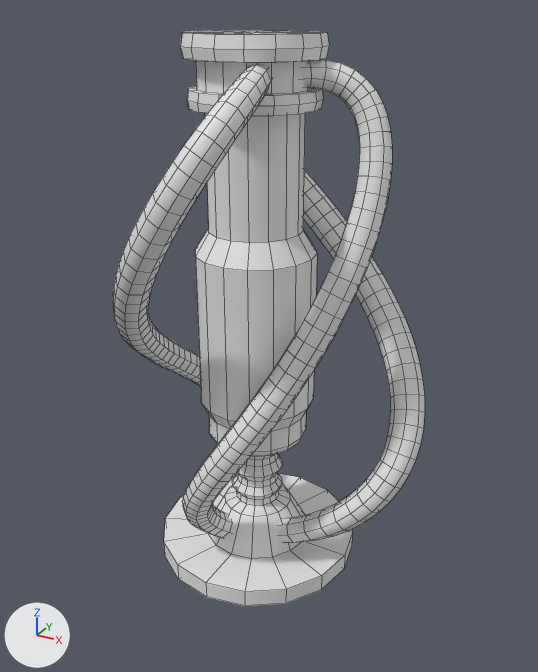
A saved change to the FBX model Assets/Art/Set Dressing/MSH_Pump.fbx.
One viewpoint serves both versions: a 50 mm lens placed at (7.61, -13.25, 9.12), pointed at (0.46, -0.25, 2.62). Every picture has the same lights, and +X, +Y and +Z are marked at lower left. The older version comes first. Mesh edges are drawn as thin lines. Where no turn or scale is listed for an object, it has been applied to the vertices. Vertices at exactly the same position are counted once.

In view in the first picture: 'NurbsPath', 'Pump'.
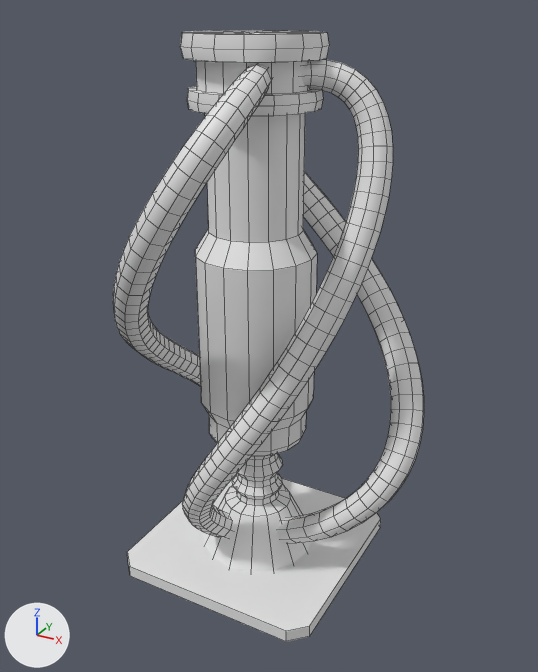
Pixel boxes [x1, y1, x2, y2] of what changed, in the pictures (538 x 672 px):
'Pump', reshaped, moved, rescaled (21% narrower)
    before: [164, 30, 353, 606]
    after: [180, 30, 329, 572]
'NurbsPath', reshaped, moved, rescaled, turned
    before: [113, 60, 425, 543]
    after: [113, 59, 424, 544]
'pump_platform', added
    after: [127, 476, 381, 642]

Edits to the bpy script that builds the scene:
```text
Change me_cylinder_002:
    used by ob_pump; location = (0.0, 0.0, 4.79); scale = (1.0, 1.0, 2.55)
    remove me_cylinder_002.from_pydata(...)  # 482 vertices, 496 faces; spans x -2.37..2.37, y -2.37..2.37, z -3.12..1.54
    add me_cylinder_002.from_pydata(...)  # 450 vertices, 464 faces; spans x -1.43..1.43, y -1.43..1.43, z -3.19..8.71
    me_cylinder_002 part 1: 482 vertices removed from x -2.37..2.37, y -2.37..2.37, z -3.12..1.54; 450 vertices added at x -1.43..1.43, y -1.43..1.43, z -3.19..8.71
Change me_nurbspath_001:
    used by ob_nurbspath; parent = ob_pump; location = (-2.311, -3.105, -0.323); rotation_euler = (0.0, 1.571, 0.0), in degrees (0, 90, 0); scale = (0.392, 1.0, 1.0)
    remove me_nurbspath_001.from_pydata(...)  # 1152 vertices, 1128 faces; spans x -4.29..6.74, y -0.38..5.91, z -0.95..6.09
    add me_nurbspath_001.from_pydata(...)  # 1152 vertices, 1128 faces; spans x -3.26..3.77, y -3.49..2.81, z -2.77..8.26
    me_nurbspath_001 part 2: 1152 of 1152 vertices moved; they spanned x -4.29..6.74, y -0.38..5.91, z -0.95..6.09 and now span x -3.26..3.77, y -3.49..2.81, z -2.77..8.26; mean shift (-0.63, -3.11, 0.51)
Add me_cube_008:
    me_cube_008.from_pydata([(-2.11, -2.49, -3.36), (-2.49, -2.11, -3.36), (-2.49, -2.11, -3.06), (-2.11, -2.49, -3.06), (-2.49, 2.11, -3.36), (-2.11, 2.49, -3.36), (-2.11, 2.49, -3.06), (-2.49, 2.11, -3.06), (2.49, -2.11, -3.36), (2.11, -2.49, -3.36), (2.11, -2.49, -3.06), (2.49, -2.11, -3.06), (2.11, 2.49, -3.36), (2.49, 2.11, -3.36), (2.49, 2.11, -3.06), (2.11, 2.49, -3.06)], [], [(0, 3, 2, 1), (6, 5, 4, 7), (14, 13, 12, 15), (10, 9, 8, 11), (4, 5, 12, 13, 8, 9, 0, 1), (1, 2, 7, 4), (9, 10, 3, 0), (14, 15, 6, 7, 2, 3, 10, 11), (5, 6, 15, 12), (13, 14, 11, 8)])
Change ob_pump:
    ob_pump.scale: (1.0, 1.0, 2.55) -> (1.0, 1.0, 1.0)
    ob_pump.location: (0.0, 0.0, 4.79) -> (0.0, 0.0, 0.0)
Change ob_nurbspath:
    ob_nurbspath.rotation_euler: (0.0, 1.571, 0.0) -> (0.0, 0.0, 0.0)  # degrees (0, 90, 0) -> degrees (0, 0, 0)
    ob_nurbspath.scale: (0.392, 1.0, 1.0) -> (1.0, 1.0, 1.0)
    ob_nurbspath.location: (-2.311, -3.105, -0.323) -> (0.0, 0.0, 0.0)
Add ob_pump_platform:
    ob_pump_platform = bpy.data.objects.new('pump_platform', me_cube_008)
    ob_pump_platform.location = (0.0, 0.0, 0.0)
```
